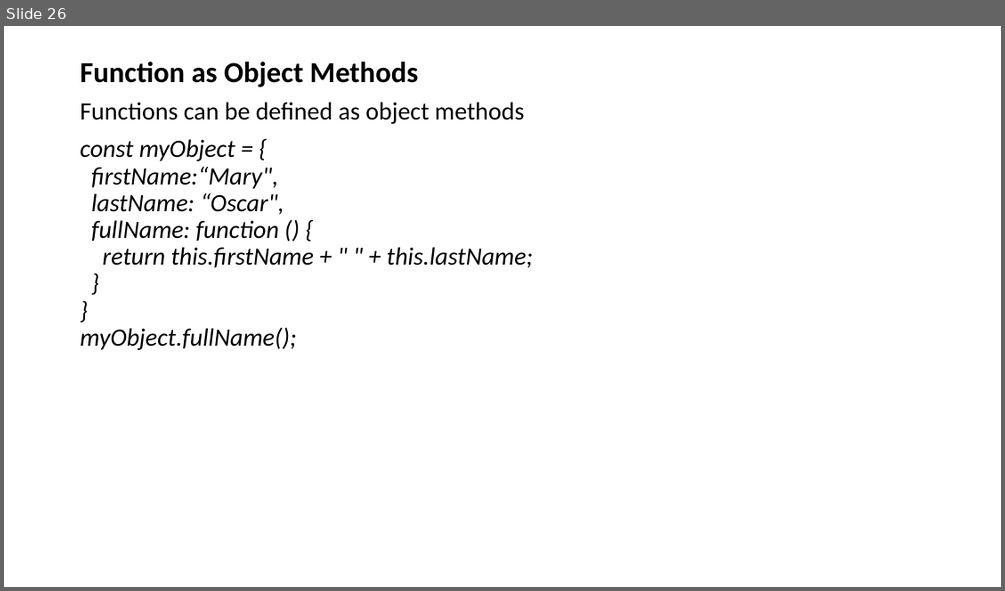
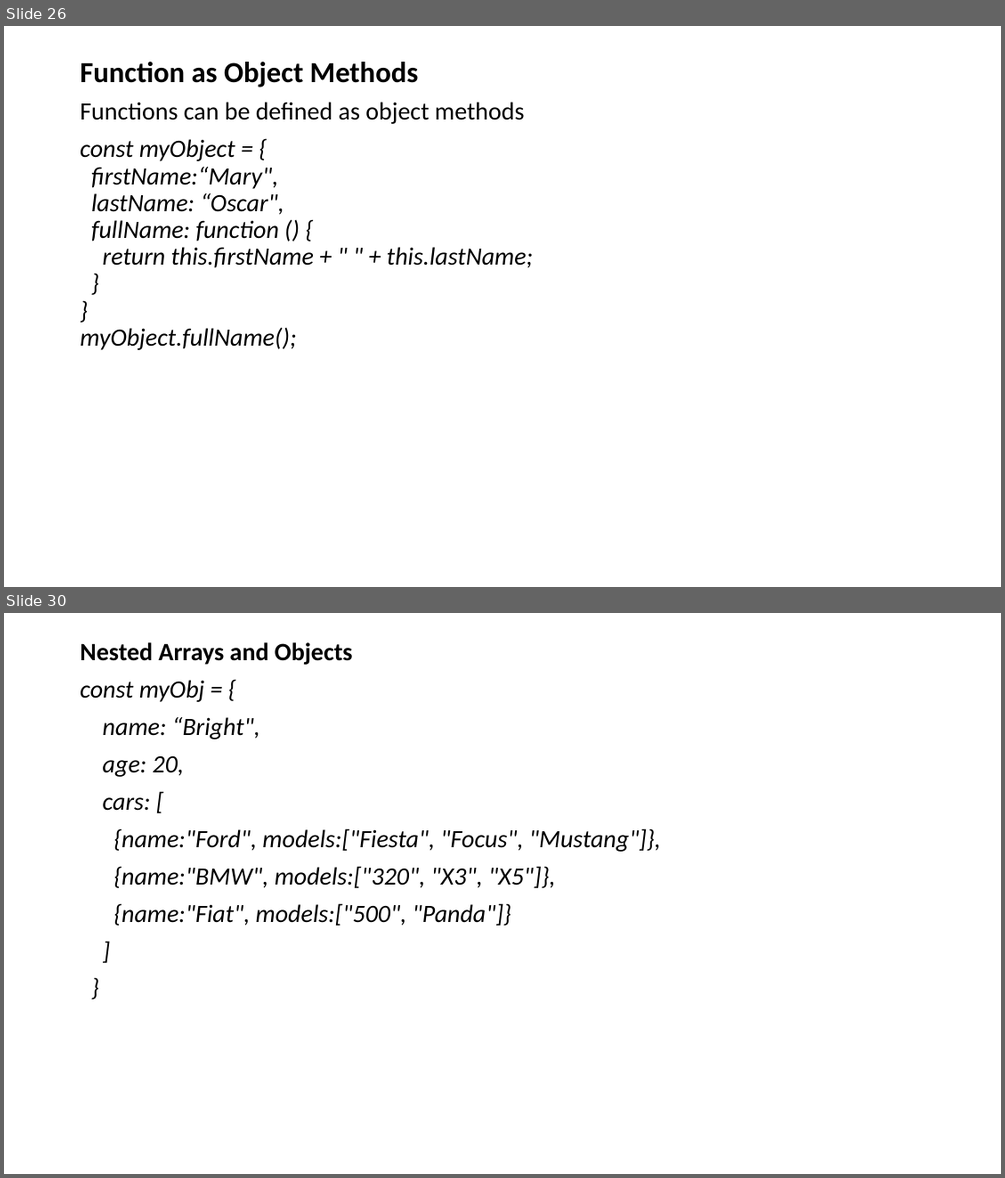
Before and after one commit to adeakinwe/AcademyFourPointZero, a slide deck: xx/lecture2/javascript/javascript.pptx. Shown one above the other, each under a label of ours: slide 26 before the commit, slides 26 and 30 after it; the slides between them are not shown. The pictures are 1005x591 and 1005x1178 pixels, drawn with LibreOffice and Linux fonts; fonts in the diff are those of the drawing. Boxes give left, top, right and bottom in pixels: in the first picture for what was removed or moved away, otherwise in the second. Text is boxed around its words. In the diff, an @@ line names an element or a change of style, - is before the commit and + after.

```diff
--- a/xx/lecture2/javascript/javascript.pptx
+++ b/xx/lecture2/javascript/javascript.pptx
@@ slide 30 added at (4, 613, 1001, 1174), background #FFFFFF @@
@@ text added at (80, 642, 661, 925), 24 pt, text #000000, italic @@
+Nested Arrays and Objects
+const myObj = {
+name: “Bright",
+age: 20,
+cars: [
+{name:"Ford", models:["Fiesta", "Focus", "Mustang"]},
+{name:"BMW", models:["320", "X3", "X5"]},
+{name:"Fiat", models:["500", "Panda"]}
+]
+}
```
Also in this commit, not shown: 4 other slides added, 1 other file.
